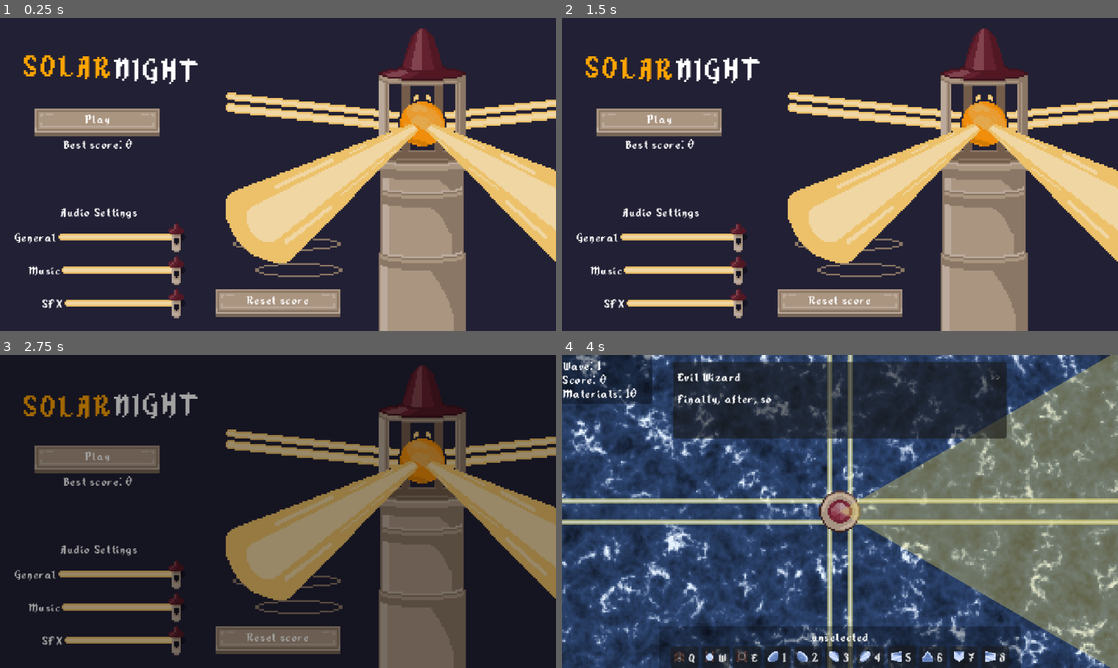
Above: before the commit, frames 1-4 (two rows, left to right).
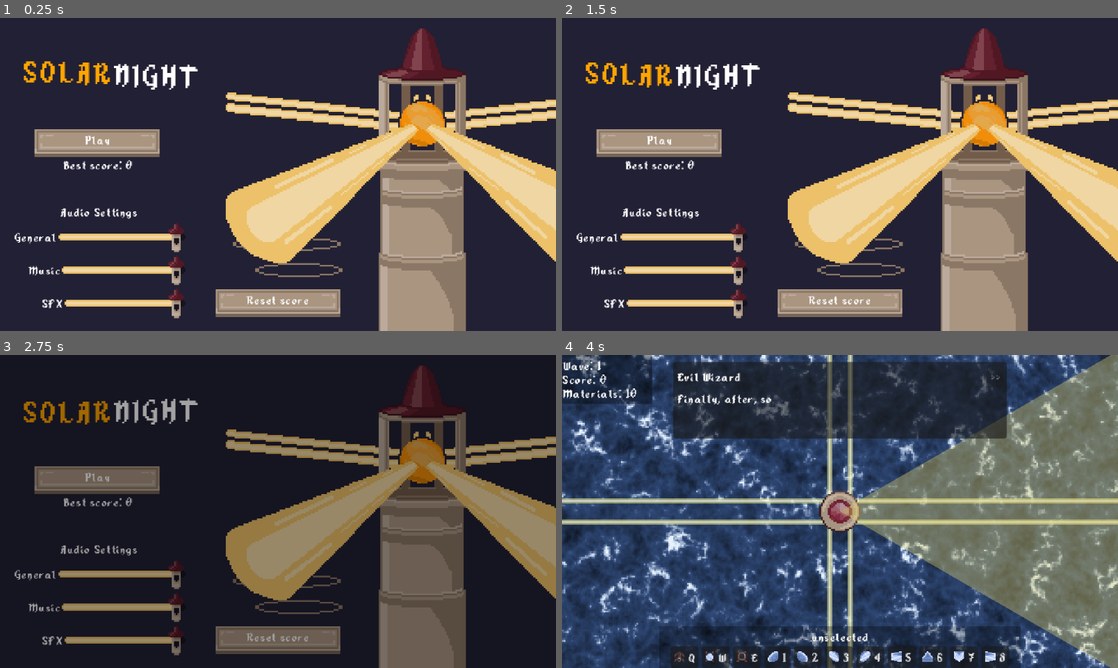
Above: after the commit, the same moments.

Repository: TrueHopolok/gj_solarnight
Game: Godot game, scene res://ui/main_menu/main_menu.tscn
Same seed, same stepped clock (60 frames per second), same inputs: the game is played once before the commit and once after it. Sound files missing from this copy of the repository are replaced by a short silence.
Inputs (mouse positions are in pixels of both pictures, inside the frame that each line leads up to):
- Up to frame 1 (0.25 s): no input
- Up to frame 2 (1.5 s): click "Play" at 0.5 s; move the mouse to (962, 158) at 1.27 s; hold Right mouse button (delete_building) from 1.28 s (still down)
- Up to frame 3 (2.75 s): move the mouse to (166, 527) at 2.02 s; release Right mouse button (delete_building) at 2.03 s; tap Space (deselect) at 2.1 s
- Up to frame 4 (4 s): move the mouse to (895, 442) at 2.77 s; press the mouse at (895, 442) at 2.78 s; release the mouse at (895, 442) at 3.5 s; click "Next wave" at 3.5 s

The runs differ from the first frame. In frame 1, 4.8% of the frame differs, in the area x 4-36%, y 11-49%; in frame 2, 4.8%; in frame 3, 4.5%; in frame 4, nothing differs.

Commit message:
fixup! fixup! idk

Diff:
--- a/ui/main_menu/main_menu.tscn
+++ b/ui/main_menu/main_menu.tscn
@@ -31,9 +31,9 @@
 [node name="Title" type="RichTextLabel" parent="." unique_id=924643620]
 process_mode = 3
 offset_left = -192.0
-offset_top = 17.0
+offset_top = 24.0
 offset_right = 448.0
-offset_bottom = 77.0
+offset_bottom = 84.0
 theme_override_font_sizes/normal_font_size = 40
 bbcode_enabled = true
 text = "[wave amp=20 freq=1][color=orange]SOLAR[/color]NIGHT"
@@ -42,18 +42,18 @@
 
 [node name="BestScoreLabel" type="Label" parent="." unique_id=366243123]
 offset_left = 40.0
-offset_top = 136.0
+offset_top = 160.0
 offset_right = 184.0
-offset_bottom = 161.0
+offset_bottom = 185.0
 text = "Best score: %d"
 horizontal_alignment = 1
 script = ExtResource("2_6mijq")
 
 [node name="PlayButton" parent="." unique_id=1413801646 instance=ExtResource("1_mu8pm")]
 offset_left = 40.0
-offset_top = 104.0
+offset_top = 128.0
 offset_right = 184.0
-offset_bottom = 136.0
+offset_bottom = 160.0
 script = ExtResource("2_3c04x")
 
 [node name="Label" parent="PlayButton" index="0" unique_id=960341710]
